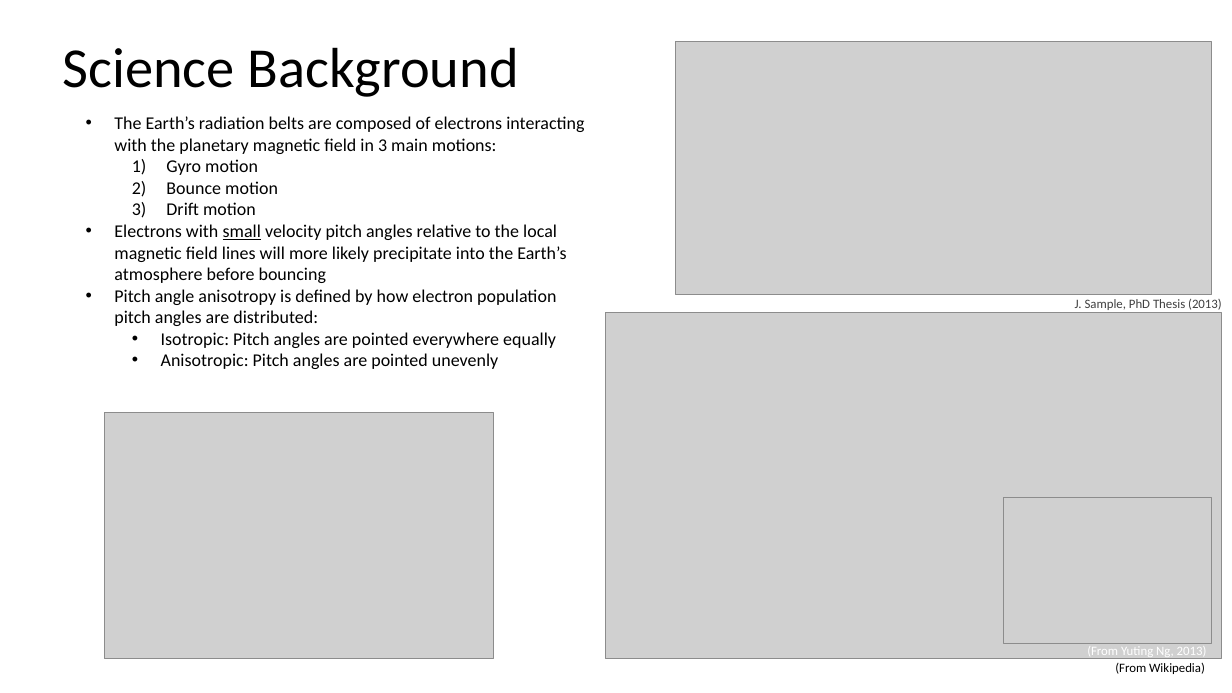
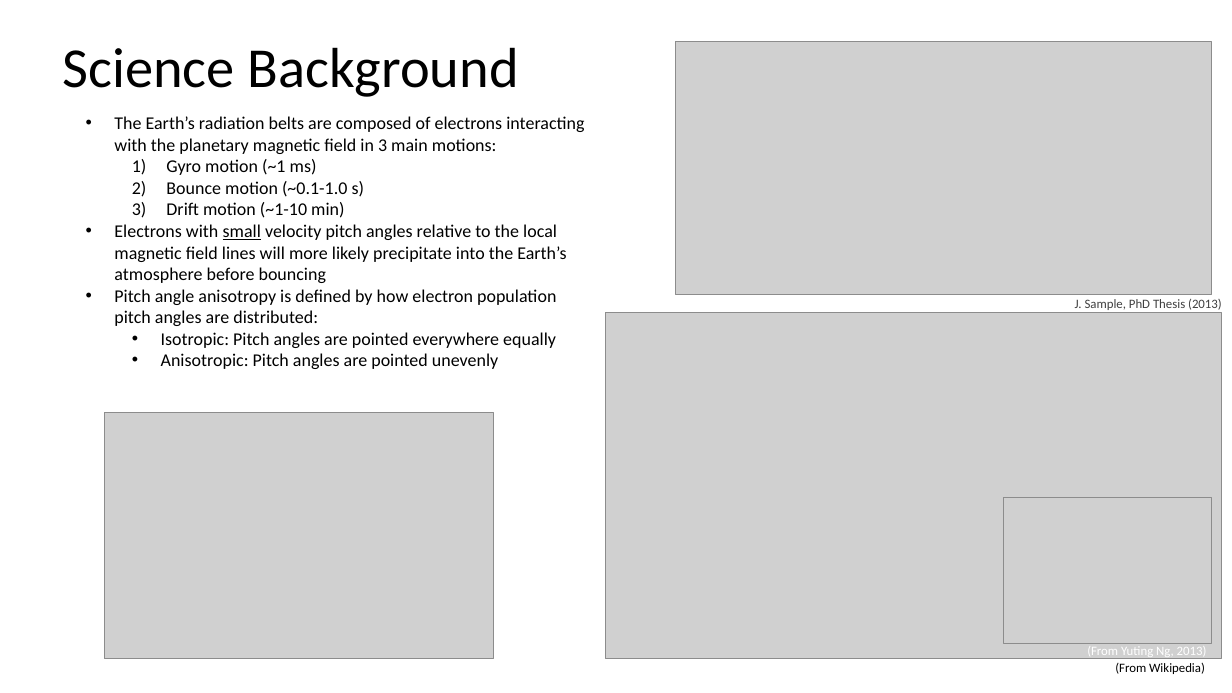
Before and after one commit to conradmr98/lasp-microburst-research, a slide deck: slide 2 of sampexlib/Concept Summaries/LASP Research Summary.pptx. Drawn at 1232x693 pixels with LibreOffice and Linux fonts; fonts in the diff are those of the drawing; grey boxes stand for pictures. Boxes give left, top, right and bottom in pixels: in the first picture for what was removed or moved away, otherwise in the second. Text is boxed around its words. In the diff, an @@ line names an element or a change of style, - is before the commit and + after.

```diff
--- a/sampexlib/Concept Summaries/LASP Research Summary.pptx
+++ b/sampexlib/Concept Summaries/LASP Research Summary.pptx
@@ text at box(166, 159, 364, 218): text changed @@
-  1) Gyro motion
-  2) Bounce motion
-  3) Drift motion
+  1) Gyro motion (~1 ms)
+  2) Bounce motion (~0.1-1.0 s)
+  3) Drift motion (~1-10 min)
```
Also in this commit, not shown: 2 other slides changed, 11 other files.
